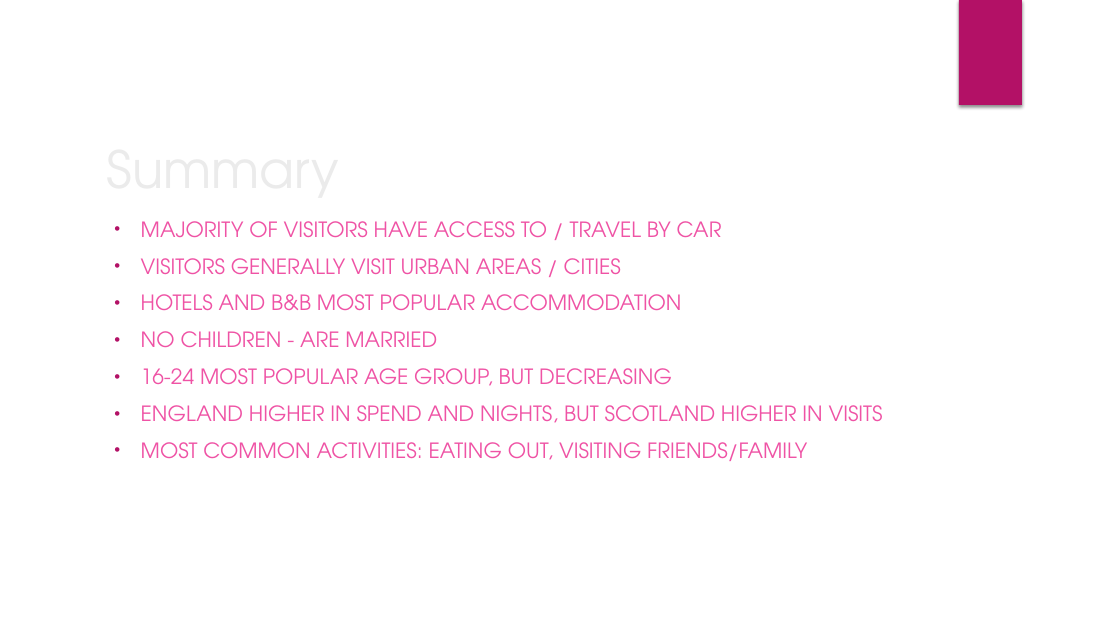
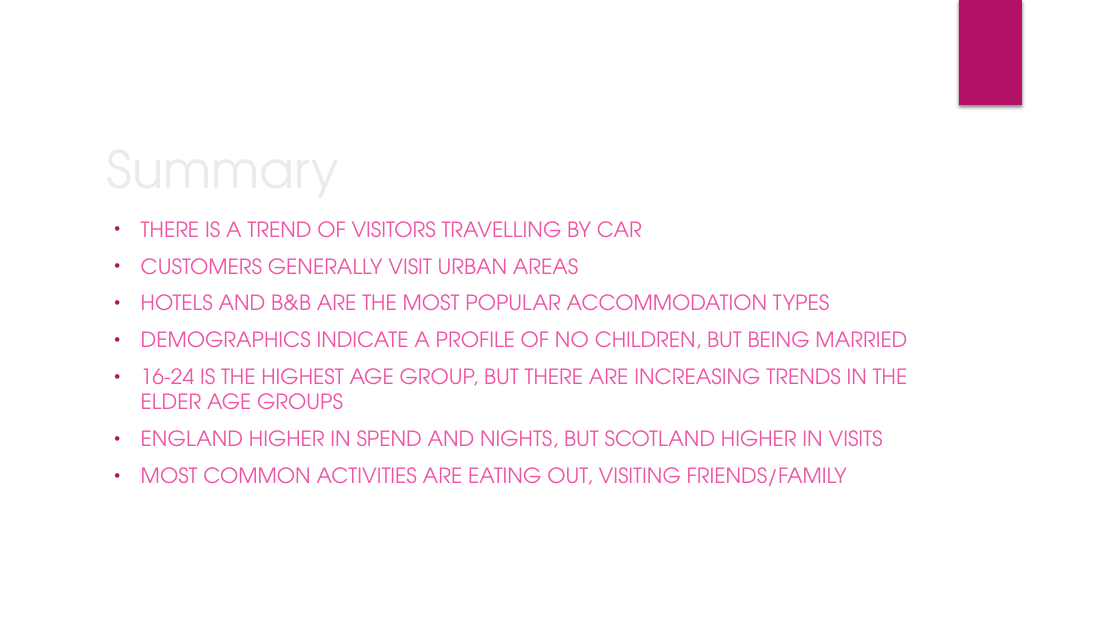
Before and after one commit to louiseshambrook/visit_scotland_final_project, a slide deck: slide 15 of presentation/visit_scotland_presentation.pptx. Drawn at 1120x630 pixels with LibreOffice and Linux fonts; fonts in the diff are those of the drawing; background and template pictures are left out. Boxes give left, top, right and bottom in pixels: in the first picture for what was removed or moved away, otherwise in the second. Text is boxed around its words. In the diff, an @@ line names an element or a change of style, - is before the commit and + after.

```diff
--- a/presentation/visit_scotland_presentation.pptx
+++ b/presentation/visit_scotland_presentation.pptx
@@ subtitle at (141,221,908,410): text changed @@
-• MAJORITY OF VISITORS HAVE ACCESS TO / TRAVEL BY CAR
-• VISITORS GENERALLY VISIT URBAN AREAS / CITIES
-• HOTELS AND B&B MOST POPULAR ACCOMMODATION
-• NO CHILDREN - ARE MARRIED
-• 16-24 MOST POPULAR AGE GROUP, BUT DECREASING
+• THERE IS A TREND OF VISITORS TRAVELLING BY CAR
+• CUSTOMERS GENERALLY VISIT URBAN AREAS
+• HOTELS AND B&B ARE THE MOST POPULAR ACCOMMODATION TYPES
+• DEMOGRAPHICS INDICATE A PROFILE OF NO CHILDREN, BUT BEING MARRIED
+• 16-24 IS THE HIGHEST AGE GROUP, BUT THERE ARE INCREASING TRENDS IN THE ELDER AGE GROUPS
@@ subtitle at (141,467,847,486): text changed @@
-• MOST COMMON ACTIVITIES: EATING OUT, VISITING FRIENDS/FAMILY
+• MOST COMMON ACTIVITIES ARE EATING OUT, VISITING FRIENDS/FAMILY
```
Also in this commit, not shown: 8 other slides changed, 1 slide added, 1 slide removed, 2 other files.
